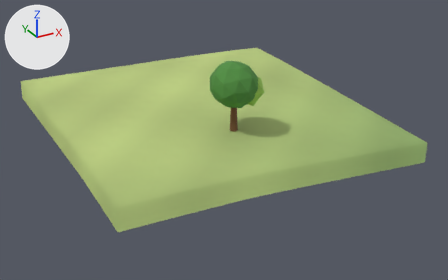
Renders of the glTF model client/public/models/chunks/-3_2.glb from each side of a commit.
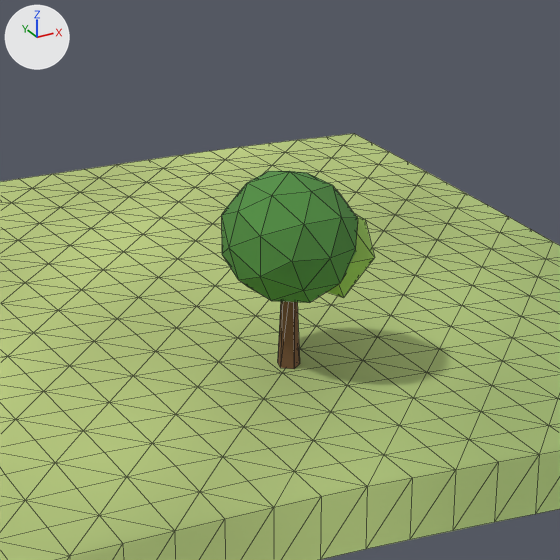
Each version appears first whole from a camera (50 mm lens) standing at (-101.63, -126.82, 24.32) and looking at (-74.51, -77.5, -0.35), and next in a close-up on the part from 29% to 74% of the width and 0% to 71% of the height. Every picture has the same lights, and +X, +Y and +Z are marked at upper left. The last two pictures show the newer version. The close-ups show mesh edges as thin lines. Vertices at exactly the same position are counted once.

Objects in the first close-up: 'scenery', 'terrain'.
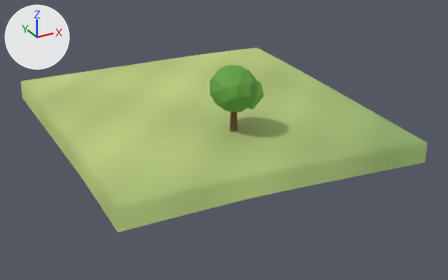
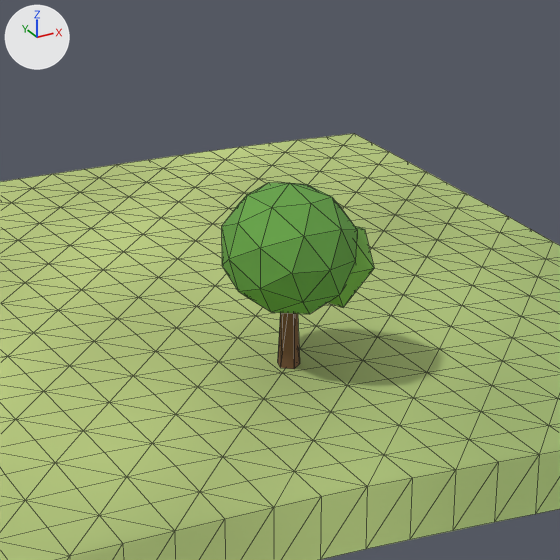
Where the change shows, as pixel boxes [x1, y1, x2, y2] in the close-ups (560 x 560 px; the box of a moved part takes in the faces that stretch with it):
'scenery', reshaped, recoloured: before [221, 171, 375, 369]; after [221, 182, 374, 369]
part 1 of me_scenery, moved or reshaped: before [221, 171, 358, 303]; after [221, 182, 357, 314]
part 2 of me_scenery, moved or reshaped: before [327, 216, 375, 298]; after [328, 226, 374, 307]
part 3 of me_scenery, moved or reshaped: before [278, 301, 300, 369]; after [278, 313, 300, 369]
part 4 of me_scenery, recoloured: before [221, 171, 375, 303]; after [221, 182, 374, 314]

The change in detail:
me_scenery is used by ob_scenery; location (0.0, 0.0, 0.0).
Before the commit, vertices of me_scenery: 0 (-76.0, -82.22, 6.11), 2 (-75.79, -82.07, 6.11), 4 (-75.87, -81.82, 6.11), 6 (-76.13, -81.82, 6.11), 8 (-76.21, -82.07, 6.11).
Before the commit, vertices of me_scenery: 10 (-76.0, -82.0, 6.11).
me_scenery had 66 vertices, 120 faces and spanned x -78.15..-73.52, y -84.4..-79.6, z 2.67..9.1.
me_scenery now has 66 vertices, 120 faces and spans x -78.15..-73.52, y -84.4..-79.6, z 2.67..8.72.
me_scenery part 1: the loose piece of 42 vertices spanning x -78.15..-73.85, y -84.4..-79.6, z 4.9..9.1 is moved by (0.0, 0.0, -0.38).
me_scenery part 2: the loose piece of 12 vertices spanning x -76.08..-73.52, y -83.84..-81.16, z 5.18..7.82 is moved by (0.0, 0.0, -0.34).
Part 3, on me_scenery:
Vertices 0, 2, 4, 6, 8, 10 of me_scenery move by (0.0, 0.0, -0.3).
me_scenery part 4: 100 faces centred in x -77.91..-73.68, y -84.14..-79.86, z 5.14..8.86 are repainted in the vertex colours; the middle colour goes from green #518f42 to green #67a448.
